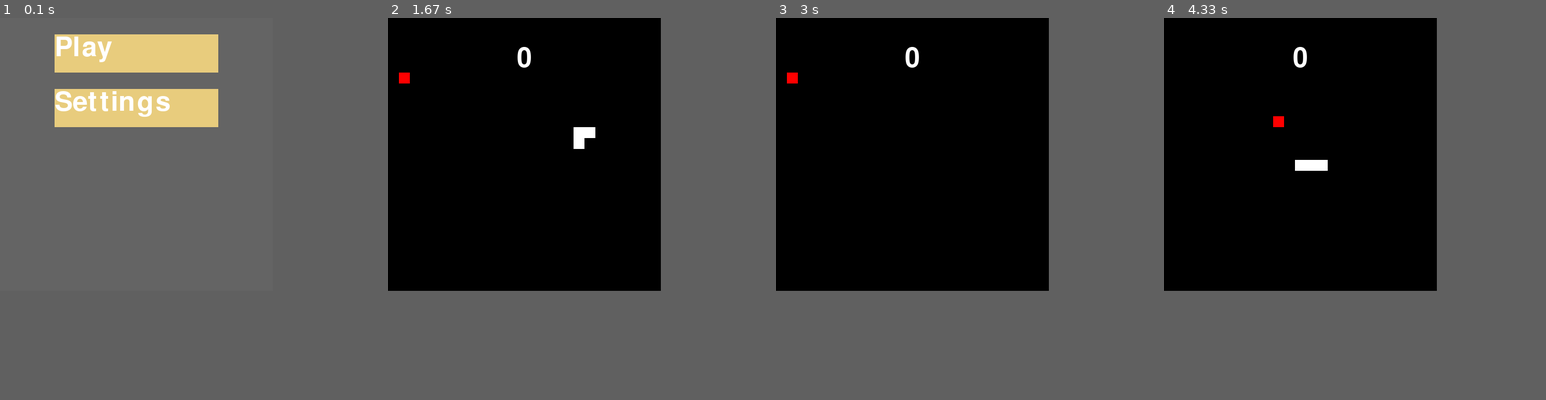
Above: before the commit, frames 1-4 (left to right).
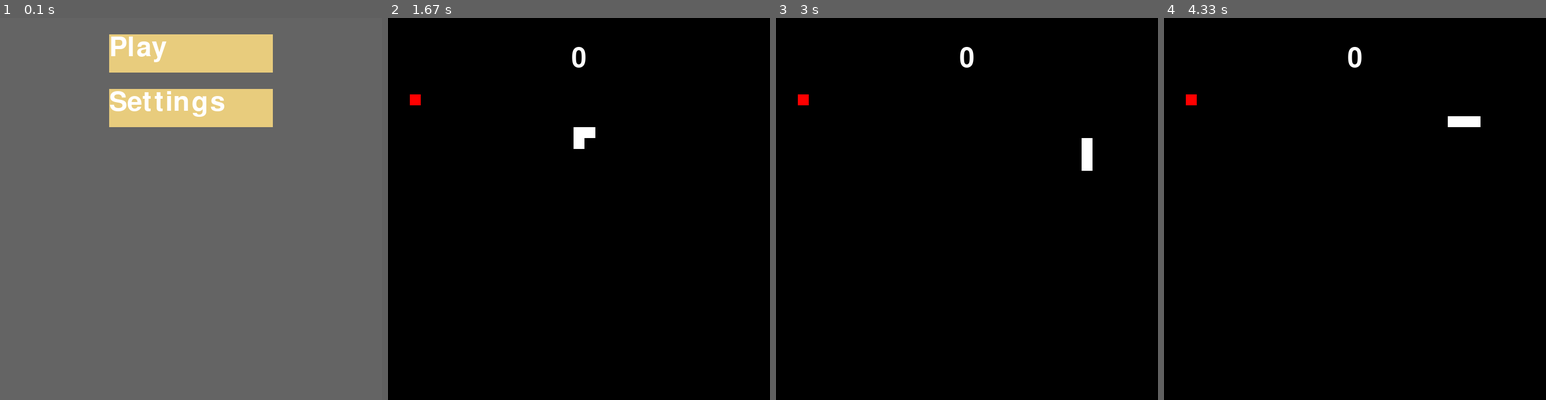
Above: after the commit, the same moments.

Repository: NikolaiLi/Snake-PyGame
Game: pygame game, started from snake/main.py
Two runs of this game, one before a commit and one after it. Both use one fixed random seed, a clock stepped at 60 frames per second and the inputs below.
Inputs:
- Up to frame 1 (0.1 s): no input
- Up to frame 2 (1.67 s): click "Play" at 0.43 s; hold D 0.67-1.13 s; hold W 1.17-1.47 s; hold D from 1.5 s (still down)
- Up to frame 3 (3 s): release D at 1.97 s; hold A 2-2.53 s; hold S 2.57-2.87 s; hold A from 2.9 s (still down)
- Up to frame 4 (4.33 s): release A at 3.3 s; hold W 3.33-3.7 s; hold D from 3.73 s (still down)
The window is 500x500 before the commit and 700x700 after it. Grey fills any space a smaller window leaves; there, only what the larger window draws over its background counts as a difference.

The runs differ from the first frame. In frame 1, 6.8% of the frame differs, in the area x 14-72%, y 4-29%; in frame 2, 0.4%; in frame 3, 0.7%; in frame 4, 0.9%.

Commit message:
Størrelse ikke gørrelse

Diff:
--- a/snake/constants.py
+++ b/snake/constants.py
@@ -8,5 +8,5 @@
 #GAME SETTINGS:
 
 TILE_WIDTH = 20
-BOARD = (24,24)
+BOARD = (34,34)
 FPS = 10
--- a/snake/game_elev.py
+++ b/snake/game_elev.py
@@ -9,7 +9,7 @@
 
         self.state = "menu"
         self.running = True
-        self.size = (500, 500)
+        self.size = (700, 700)
         self.screen = pygame.display.set_mode(self.size)
         self.screen.fill(constants.BLACK)
 
